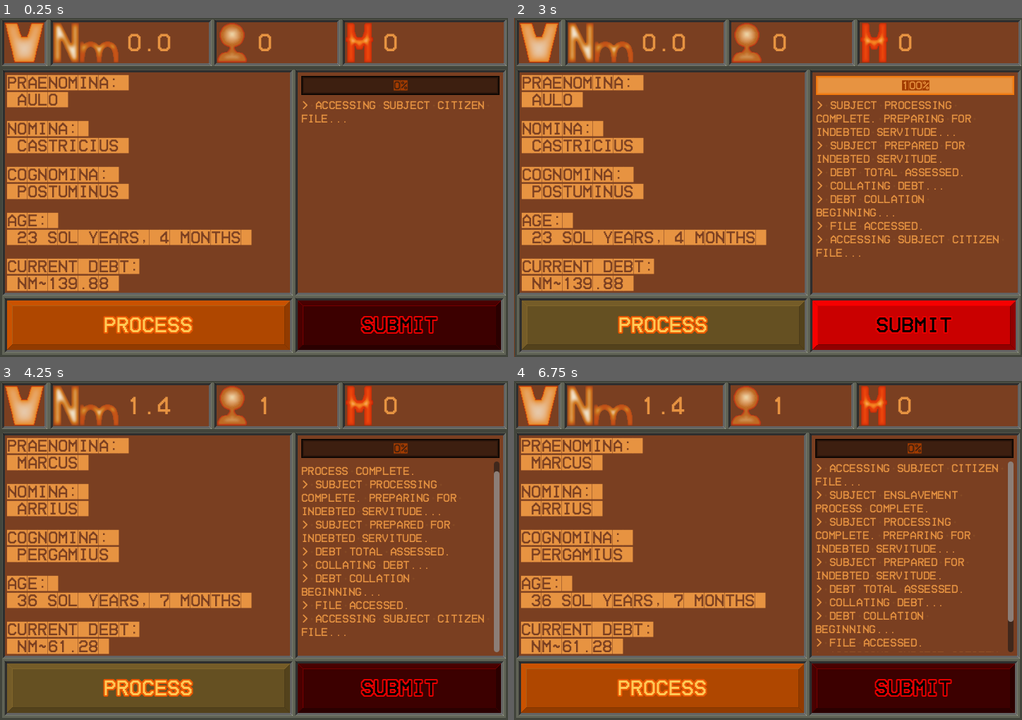
Above: before the commit, frames 1-4 (two rows, left to right).
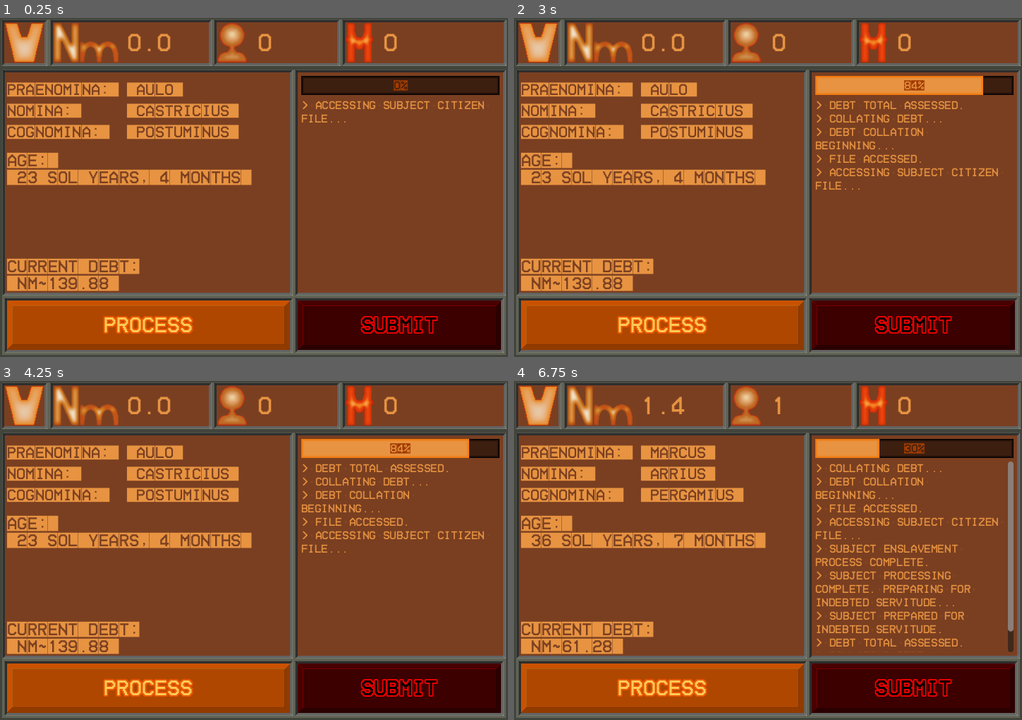
Above: after the commit, the same moments.

Repository: benIoannidis/Societas_Metallica-Processing_Division
Game: Godot game, scene res://main.tscn
Same seed, same stepped clock (60 frames per second), same inputs: the game is played once before the commit and once after it.
Inputs (mouse positions are in pixels of both pictures, inside the frame that each line leads up to):
- Up to frame 1 (0.25 s): no input
- Up to frame 2 (3 s): click "PROCESS" at 0.5 s; click "PROCESS" at 1.25 s; click "PROCESS" at 2 s; tap Enter (Submit, bound only after the commit) at 2.75 s; tap Space (Process, bound only after the commit) at 2.85 s
- Up to frame 3 (4.25 s): tap Enter (Submit, bound only after the commit) at 3.05 s; click (401, 689) at 3.5 s, where only the run before the commit has a clickable "SUBMIT"
- Up to frame 4 (6.75 s): tap Space (Process, bound only after the commit) at 4.25, 4.55, 5.1, 5.75, 6.05, 6.6 s; tap Enter (Submit, bound only after the commit) at 4.35, 5, 5.3, 5.85, 6.5 s

The runs differ from the first frame. In frame 1, 10% of the frame differs, in the area x 1-50%, y 16-68%; in frame 2, 29%, in the area x 0-100%, y 0-100%; in frame 3, 24%; in frame 4, 14%.

Commit message:
disallowed key-button navigation

Diff:
--- a/societas-metallica---processing-division/Scripts/terminal.gd
+++ b/societas-metallica---processing-division/Scripts/terminal.gd
@@ -29,8 +29,17 @@
 		GameManager.request_new_subject()
 		update_subject_details()
 
+func _process(delta: float) -> void:
+	if Input.is_action_just_pressed("Process") and not process_button.disabled:
+		_on_process_button_pressed()
+	if Input.is_action_just_pressed("Submit") and not submit_button.disabled:
+		_on_submit_button_pressed()
+
 func refresh_finacial_data() -> void:
-	numus_label.text = String.num(GameManager.total_numus, 2)
+	var numus_amount: String = String.num(GameManager.total_numus, 2)
+	if GameManager.total_numus > 99.9:
+		numus_amount = String.num(GameManager.total_numus, 0)
+	numus_label.text = numus_amount
 	headcount_label.text = str(GameManager.total_headcount)
 	imperium_merit_label.text = str(GameManager.total_imperium_merits)
 
--- a/societas-metallica---processing-division/main.tscn
+++ b/societas-metallica---processing-division/main.tscn
@@ -139,78 +139,78 @@
 [node name="Praenomina" type="Label" parent="TerminalScreen/Screen/CapiteCensiData" unique_id=1185379729]
 layout_mode = 1
 offset_left = 10.0
-offset_top = 10.0
+offset_top = 20.0
+offset_right = 168.0
+offset_bottom = 43.0
+theme_override_colors/font_color = Color(0.90588236, 0.5764706, 0.25490198, 1)
+theme_override_fonts/font = ExtResource("3_lquwl")
+theme_override_font_sizes/font_size = 22
+text = "PRAENOMINA: "
+vertical_alignment = 1
+
+[node name="Praenomina_Value" type="Label" parent="TerminalScreen/Screen/CapiteCensiData/Praenomina" unique_id=388321905]
+layout_mode = 1
+offset_left = 170.0
+offset_right = 314.0
+offset_bottom = 23.0
+theme_override_colors/font_color = Color(0.90588236, 0.5764706, 0.25490198, 1)
+theme_override_fonts/font = ExtResource("3_lquwl")
+theme_override_font_sizes/font_size = 22
+text = " marcus "
+vertical_alignment = 1
+
+[node name="Nomina" type="Label" parent="TerminalScreen/Screen/CapiteCensiData" unique_id=1440603619]
+layout_mode = 1
+offset_left = 10.0
+offset_top = 50.0
 offset_right = 154.0
-offset_bottom = 33.0
-theme_override_colors/font_color = Color(0.90588236, 0.5764706, 0.25490198, 1)
-theme_override_fonts/font = ExtResource("3_lquwl")
-theme_override_font_sizes/font_size = 24
-text = "PRAENOMINA: "
-vertical_alignment = 1
-
-[node name="Praenomina_Value" type="Label" parent="TerminalScreen/Screen/CapiteCensiData/Praenomina" unique_id=388321905]
-layout_mode = 1
-offset_top = 24.0
-offset_right = 144.0
-offset_bottom = 47.0
-theme_override_colors/font_color = Color(0.90588236, 0.5764706, 0.25490198, 1)
-theme_override_fonts/font = ExtResource("3_lquwl")
-theme_override_font_sizes/font_size = 24
-text = " marcus "
-vertical_alignment = 1
-
-[node name="Nomina" type="Label" parent="TerminalScreen/Screen/CapiteCensiData" unique_id=1440603619]
-layout_mode = 1
-offset_left = 10.0
-offset_top = 75.0
+offset_bottom = 73.0
+theme_override_colors/font_color = Color(0.90588236, 0.5764706, 0.25490198, 1)
+theme_override_fonts/font = ExtResource("3_lquwl")
+theme_override_font_sizes/font_size = 22
+text = "NOMINA: "
+vertical_alignment = 1
+
+[node name="Nomina_Value" type="Label" parent="TerminalScreen/Screen/CapiteCensiData/Nomina" unique_id=348151823]
+layout_mode = 1
+offset_left = 170.0
+offset_right = 315.0
+offset_bottom = 23.0
+theme_override_colors/font_color = Color(0.90588236, 0.5764706, 0.25490198, 1)
+theme_override_fonts/font = ExtResource("3_lquwl")
+theme_override_font_sizes/font_size = 22
+text = " aureilius "
+vertical_alignment = 1
+
+[node name="Cognomina" type="Label" parent="TerminalScreen/Screen/CapiteCensiData" unique_id=2099788296]
+layout_mode = 1
+offset_left = 10.0
+offset_top = 80.0
+offset_right = 168.0
+offset_bottom = 103.0
+theme_override_colors/font_color = Color(0.90588236, 0.5764706, 0.25490198, 1)
+theme_override_fonts/font = ExtResource("3_lquwl")
+theme_override_font_sizes/font_size = 22
+text = "COGNOMINA: "
+vertical_alignment = 1
+
+[node name="Cognomina_Value" type="Label" parent="TerminalScreen/Screen/CapiteCensiData/Cognomina" unique_id=722038922]
+layout_mode = 1
+offset_left = 170.0
+offset_right = 314.0
+offset_bottom = 23.0
+theme_override_colors/font_color = Color(0.90588236, 0.5764706, 0.25490198, 1)
+theme_override_fonts/font = ExtResource("3_lquwl")
+theme_override_font_sizes/font_size = 22
+text = " Auzzie "
+vertical_alignment = 1
+
+[node name="Age" type="Label" parent="TerminalScreen/Screen/CapiteCensiData" unique_id=622618422]
+layout_mode = 1
+offset_left = 10.0
+offset_top = 120.0
 offset_right = 154.0
-offset_bottom = 98.0
-theme_override_colors/font_color = Color(0.90588236, 0.5764706, 0.25490198, 1)
-theme_override_fonts/font = ExtResource("3_lquwl")
-theme_override_font_sizes/font_size = 24
-text = "NOMINA: "
-vertical_alignment = 1
-
-[node name="Nomina_Value" type="Label" parent="TerminalScreen/Screen/CapiteCensiData/Nomina" unique_id=348151823]
-layout_mode = 1
-offset_top = 24.0
-offset_right = 144.0
-offset_bottom = 47.0
-theme_override_colors/font_color = Color(0.90588236, 0.5764706, 0.25490198, 1)
-theme_override_fonts/font = ExtResource("3_lquwl")
-theme_override_font_sizes/font_size = 24
-text = " aureilius "
-vertical_alignment = 1
-
-[node name="Cognomina" type="Label" parent="TerminalScreen/Screen/CapiteCensiData" unique_id=2099788296]
-layout_mode = 1
-offset_left = 10.0
-offset_top = 140.0
-offset_right = 154.0
-offset_bottom = 163.0
-theme_override_colors/font_color = Color(0.90588236, 0.5764706, 0.25490198, 1)
-theme_override_fonts/font = ExtResource("3_lquwl")
-theme_override_font_sizes/font_size = 24
-text = "COGNOMINA: "
-vertical_alignment = 1
-
-[node name="Cognomina_Value" type="Label" parent="TerminalScreen/Screen/CapiteCensiData/Cognomina" unique_id=722038922]
-layout_mode = 1
-offset_top = 24.0
-offset_right = 144.0
-offset_bottom = 47.0
-theme_override_colors/font_color = Color(0.90588236, 0.5764706, 0.25490198, 1)
-theme_override_fonts/font = ExtResource("3_lquwl")
-theme_override_font_sizes/font_size = 24
-text = " Auzzie "
-vertical_alignment = 1
-
-[node name="Age" type="Label" parent="TerminalScreen/Screen/CapiteCensiData" unique_id=622618422]
-layout_mode = 1
-offset_left = 10.0
-offset_top = 205.0
-offset_right = 154.0
-offset_bottom = 228.0
+offset_bottom = 143.0
 theme_override_colors/font_color = Color(0.90588236, 0.5764706, 0.25490198, 1)
 theme_override_fonts/font = ExtResource("3_lquwl")
 theme_override_font_sizes/font_size = 24
@@ -262,6 +262,7 @@
 offset_right = 411.0
 offset_bottom = -10.0
 grow_vertical = 0
+focus_mode = 0
 texture_normal = ExtResource("4_7mycd")
 texture_pressed = ExtResource("5_272bh")
 texture_disabled = ExtResource("6_4c57u")
@@ -301,6 +302,7 @@
 offset_bottom = -10.0
 grow_horizontal = 0
 grow_vertical = 0
+focus_mode = 0
 texture_normal = ExtResource("6_5vw27")
 texture_pressed = ExtResource("7_kek77")
 texture_disabled = ExtResource("8_4c57u")
--- a/societas-metallica---processing-division/project.godot
+++ b/societas-metallica---processing-division/project.godot
@@ -31,6 +31,19 @@
 
 theme/default_font_multichannel_signed_distance_field=true
 
+[input]
+
+Process={
+"deadzone": 0.2,
+"events": [Object(InputEventKey,"resource_local_to_scene":false,"resource_name":"","device":-1,"window_id":0,"alt_pressed":false,"shift_pressed":false,"ctrl_pressed":false,"meta_pressed":false,"pressed":false,"keycode":0,"physical_keycode":32,"key_label":0,"unicode":32,"location":0,"echo":false,"script":null)
+]
+}
+Submit={
+"deadzone": 0.2,
+"events": [Object(InputEventKey,"resource_local_to_scene":false,"resource_name":"","device":-1,"window_id":0,"alt_pressed":false,"shift_pressed":false,"ctrl_pressed":false,"meta_pressed":false,"pressed":false,"keycode":0,"physical_keycode":4194309,"key_label":0,"unicode":0,"location":0,"echo":false,"script":null)
+]
+}
+
 [physics]
 
 3d/physics_engine="Jolt Physics"
